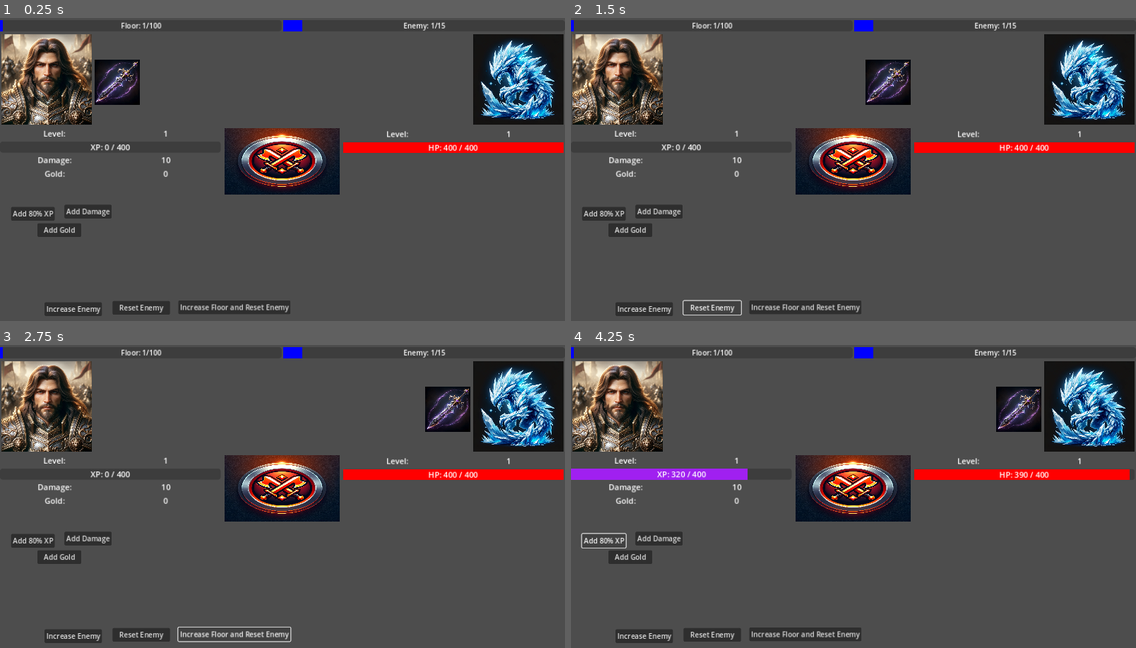
Above: before the commit, frames 1-4 (two rows, left to right).
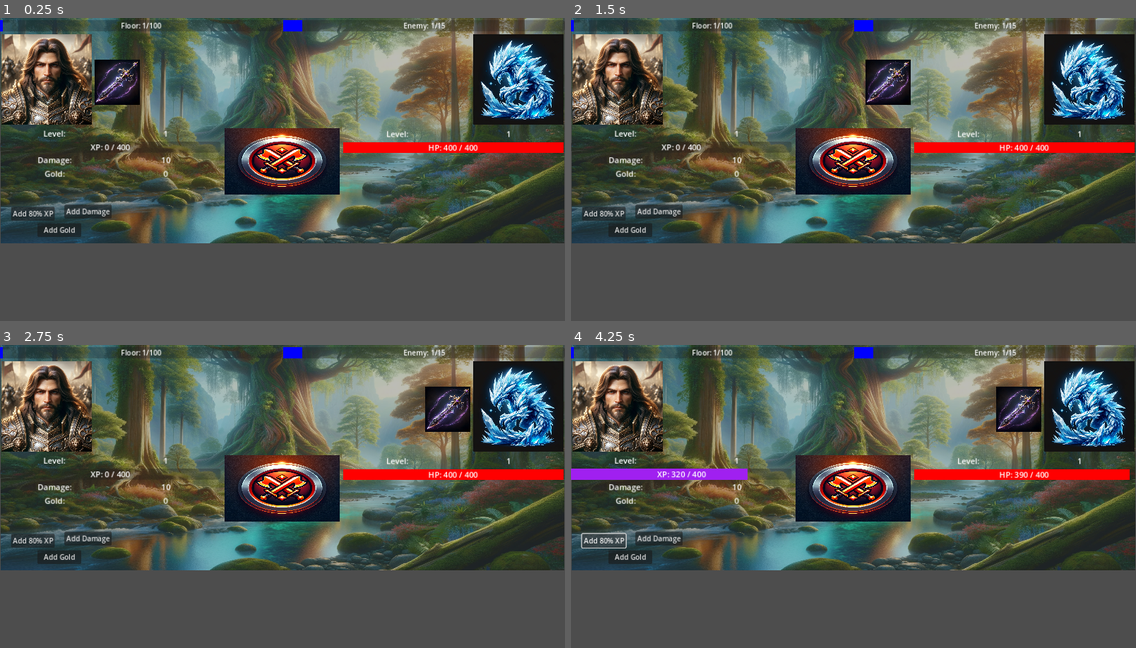
Above: after the commit, the same moments.

Repository: Pepice23/ClimbTheTower
Game: Godot game, scene res://scenes/main/main.tscn
Same seed, same stepped clock (60 frames per second), same inputs: the game is played once before the commit and once after it. The project has no main scene, so this scene is started directly.
Inputs (mouse positions are in pixels of both pictures, inside the frame that each line leads up to):
- Up to frame 1 (0.25 s): no input
- Up to frame 2 (1.5 s): click (644, 308) at 0.5 s, where only the run before the commit has a clickable "Increase Enemy"; click (712, 308) at 1.25 s, where only the run before the commit has a clickable "Reset Enemy"
- Up to frame 3 (2.75 s): click (231, 632) at 2 s, where only the run before the commit has a clickable "Increase Floor and Reset Enemy"
- Up to frame 4 (4.25 s): click (853, 487) at 2.75 s; click "Add 80% XP" at 3.5 s

The runs differ from the first frame. In frame 1, 48% of the frame differs, in the area x 0-100%, y 0-99%; in frame 2, 48%; in frame 3, 48%; in frame 4, 48%.

Commit message:
added backgrounds

Diff:
--- a/scenes/main/main.tscn
+++ b/scenes/main/main.tscn
@@ -1,7 +1,8 @@
-[gd_scene load_steps=7 format=3 uid="uid://iovkauar3rx"]
+[gd_scene load_steps=8 format=3 uid="uid://iovkauar3rx"]
 
 [ext_resource type="PackedScene" uid="uid://d383c2amhbhn" path="res://scenes/stage_progress/stage_progress.tscn" id="1_4c7np"]
 [ext_resource type="Script" path="res://scenes/main/main.gd" id="1_6j8rb"]
+[ext_resource type="Texture2D" uid="uid://bc5nj7mwnavwk" path="res://assets/backgrounds/bg1.png" id="2_uecxl"]
 [ext_resource type="PackedScene" uid="uid://cf0afk4rc8q5s" path="res://scenes/battle_animation/battle.tscn" id="3_boxds"]
 [ext_resource type="PackedScene" uid="uid://cr422mechuym5" path="res://scenes/enemy_stat_display/enemy_stat_display.tscn" id="4_nqcjs"]
 [ext_resource type="PackedScene" uid="uid://bj3sg4vfg7xas" path="res://scenes/player_stat_display/player_stat_display.tscn" id="5_uc7g2"]
@@ -10,28 +11,13 @@
 [node name="Main" type="Node2D"]
 script = ExtResource("1_6j8rb")
 
+[node name="Background" type="Sprite2D" parent="."]
+modulate = Color(1, 1, 1, 0.627451)
+position = Vector2(640, 255)
+scale = Vector2(0.712054, 0.5)
+texture = ExtResource("2_uecxl")
+
 [node name="StageProgress" parent="." instance=ExtResource("1_4c7np")]
-
-[node name="IncreaseEnemy" type="Button" parent="."]
-offset_left = 101.0
-offset_top = 644.0
-offset_right = 231.0
-offset_bottom = 675.0
-text = "Increase Enemy"
-
-[node name="ResetEnemy" type="Button" parent="."]
-offset_left = 255.0
-offset_top = 641.0
-offset_right = 385.0
-offset_bottom = 672.0
-text = "Reset Enemy"
-
-[node name="IncFloorResEnemy" type="Button" parent="."]
-offset_left = 404.0
-offset_top = 640.0
-offset_right = 658.0
-offset_bottom = 671.0
-text = "Increase Floor and Reset Enemy"
 
 [node name="Battle" parent="." instance=ExtResource("3_boxds")]
 position = Vector2(0, 35)
@@ -83,9 +69,6 @@
 text = "Add Gold
 "
 
-[connection signal="pressed" from="IncreaseEnemy" to="." method="_on_increase_enemy_pressed"]
-[connection signal="pressed" from="ResetEnemy" to="." method="_on_reset_enemy_pressed"]
-[connection signal="pressed" from="IncFloorResEnemy" to="." method="_on_inc_floor_res_enemy_pressed"]
 [connection signal="timeout" from="AttackTimer" to="." method="_on_attack_timer_timeout"]
 [connection signal="pressed" from="AttackButton" to="." method="_on_attack_button_pressed"]
 [connection signal="pressed" from="AddXP" to="." method="_on_add_xp_pressed"]
Binary file added: assets/backgrounds/bg1.png
Not shown, added: assets/backgrounds/bg1.png.import
Binary file added: assets/backgrounds/bg2.png
Not shown, added: assets/backgrounds/bg2.png.import
